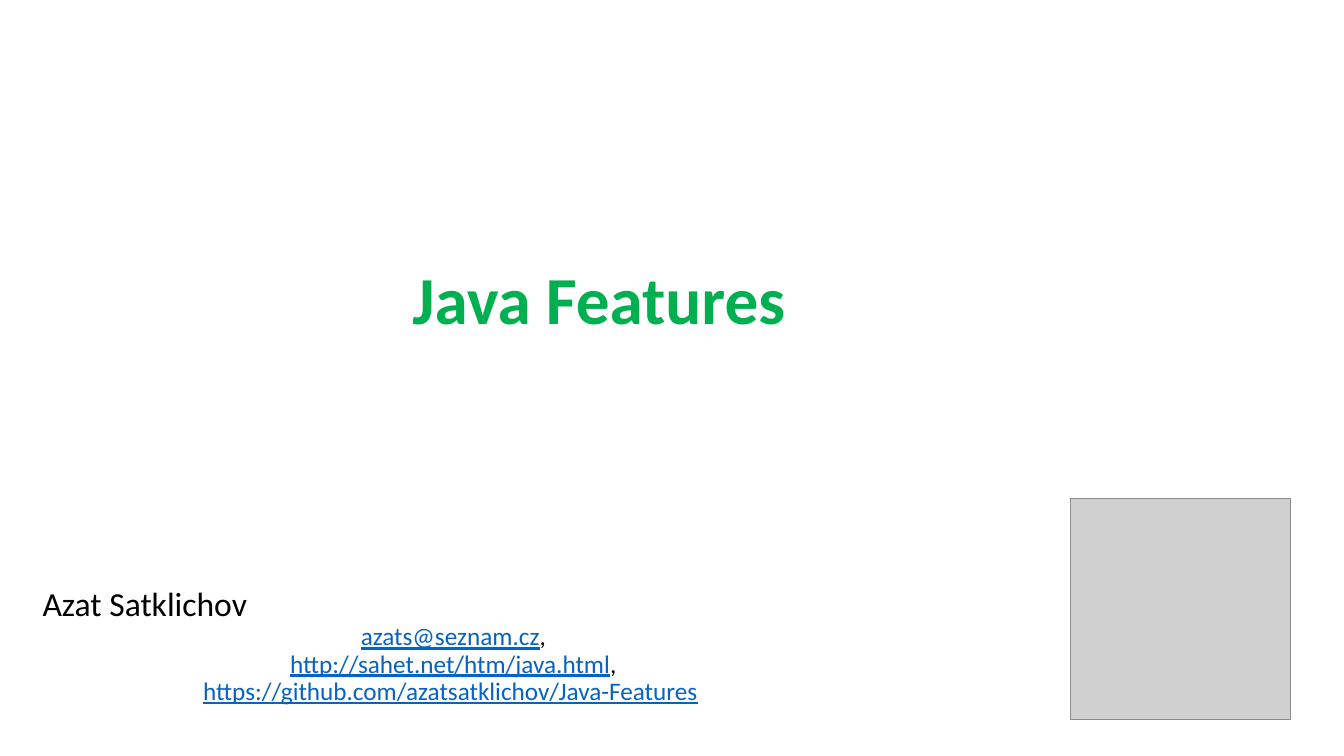
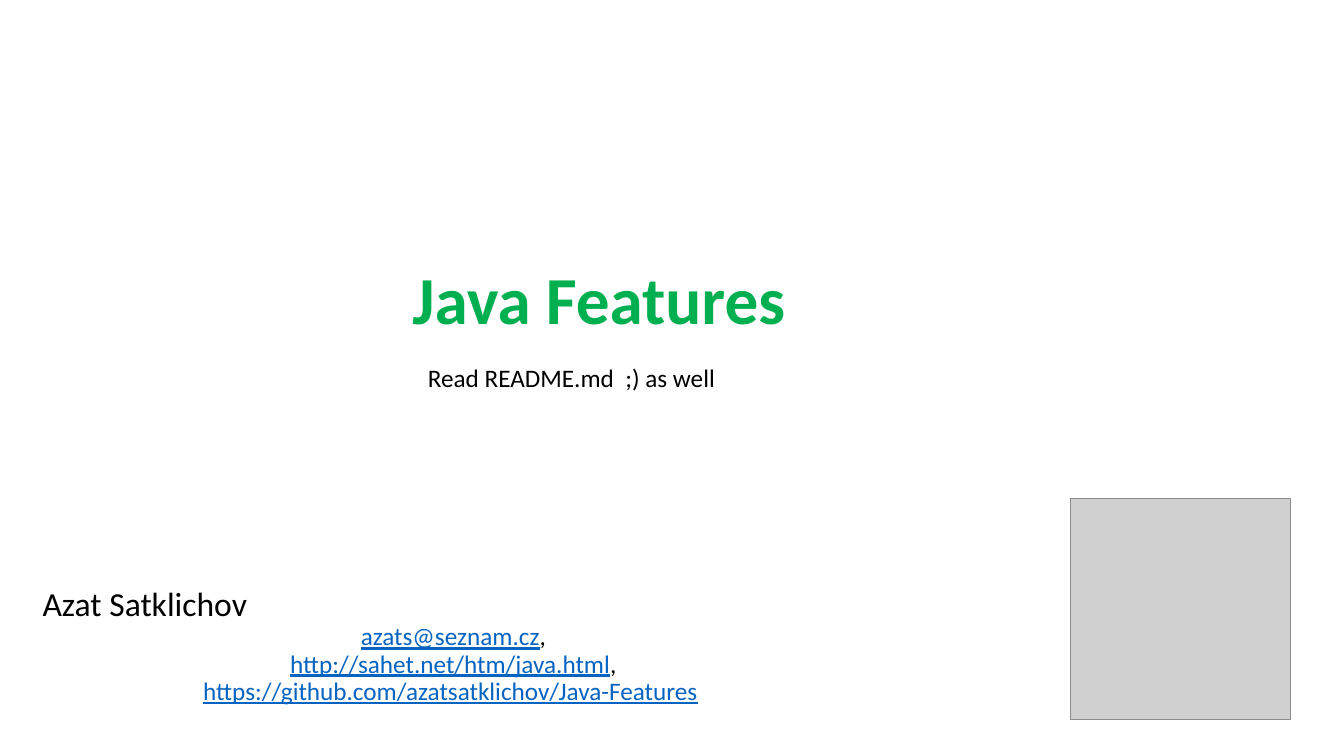
Before and after one commit to azatsatklichov/Java-Features, a slide deck: slide 1 of java features.pptx. Drawn at 1344x756 pixels with LibreOffice and Linux fonts; fonts in the diff are those of the drawing; grey boxes stand for pictures. Boxes give left, top, right and bottom in pixels: in the first picture for what was removed or moved away, otherwise in the second. Text is boxed around its words. In the diff, an @@ line names an element or a change of style, - is before the commit and + after.

```diff
--- a/java features.pptx
+++ b/java features.pptx
@@ text added at (428,369,715,387), 18 pt, text #000000 @@
+Read README.md ;) as well
```
Also in this commit, not shown: 1 other file.
